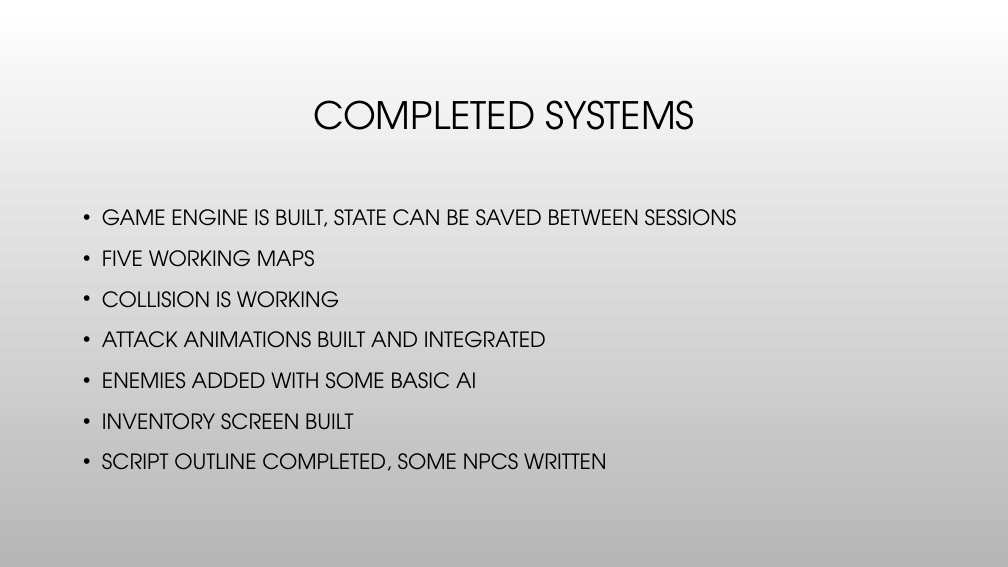
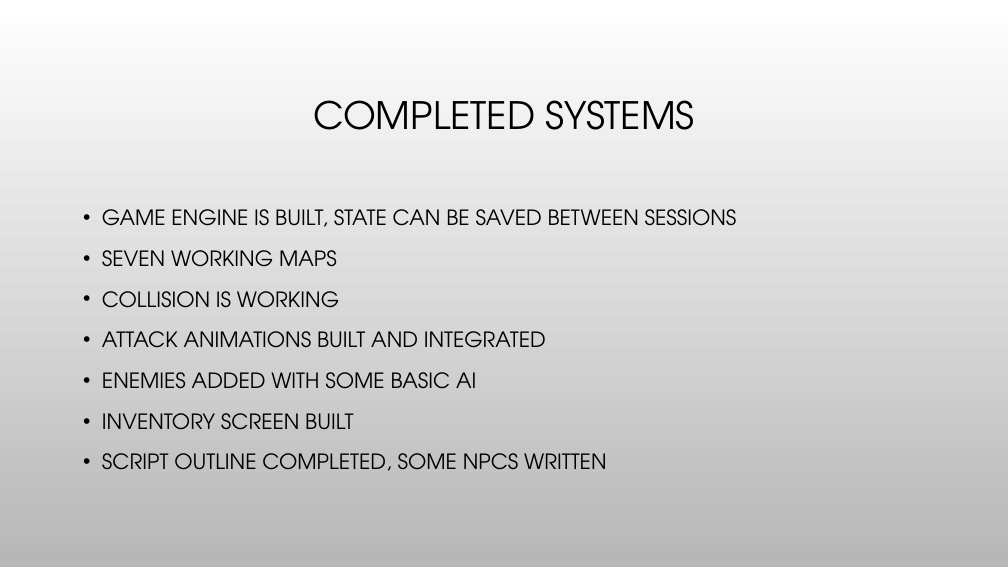
Before and after one commit to hanselrd/bubble-warrior-adventures, a slide deck: slide 3 of docs/presentation.pptx. Drawn at 1008x567 pixels with LibreOffice and Linux fonts; fonts in the diff are those of the drawing; background and template pictures are left out. Boxes give left, top, right and bottom in pixels: in the first picture for what was removed or moved away, otherwise in the second. Text is boxed around its words. In the diff, an @@ line names an element or a change of style, - is before the commit and + after.

```diff
--- a/docs/presentation.pptx
+++ b/docs/presentation.pptx
@@ text at box(102, 250, 337, 267): text changed @@
-• FIVE WORKING MAPS
+• SEVEN WORKING MAPS
```
Also in this commit, not shown: 1 other slide changed, 2 slides added, 1 slide removed, 1 other file.
